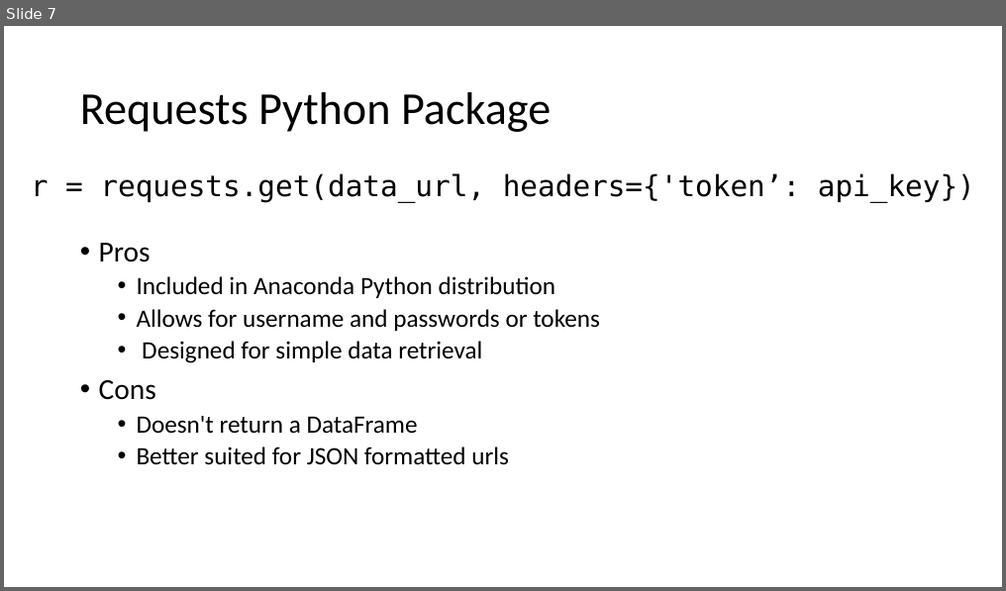
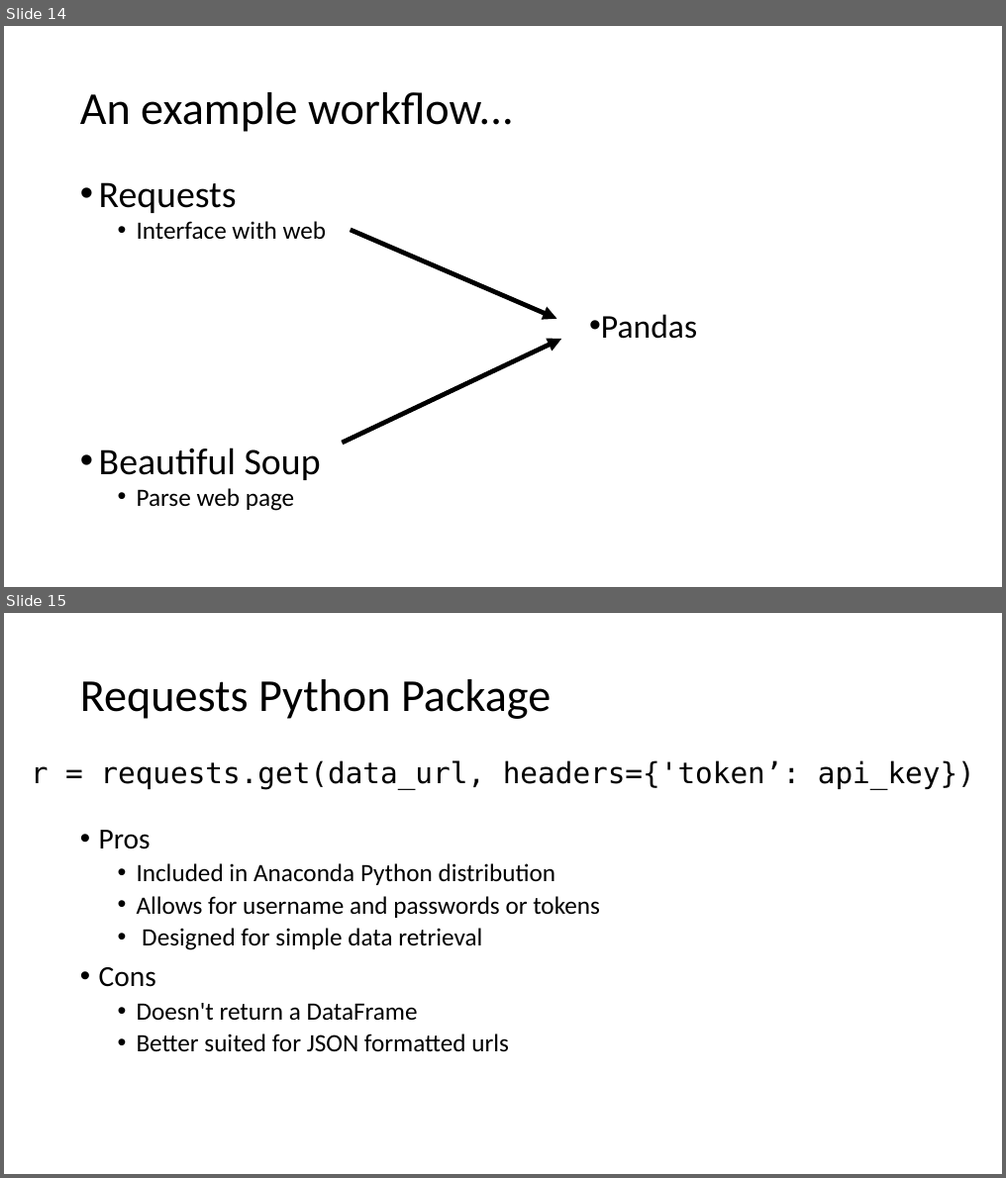
Before and after one commit to toddschultz/DegreesOfClimateChange, a slide deck: doc/design/TechnologyReview.pptx. Shown one above the other, each under a label of ours: slide 7 before the commit, slides 14 and 15 after it. The pictures are 1006x591 and 1006x1178 pixels, drawn with LibreOffice and Linux fonts; fonts in the diff are those of the drawing. Boxes give left, top, right and bottom in pixels: in the first picture for what was removed or moved away, otherwise in the second. Text is boxed around its words. In the diff, an @@ line names an element or a change of style, - is before the commit and + after.

```diff
--- a/doc/design/TechnologyReview.pptx
+++ b/doc/design/TechnologyReview.pptx
@@ slide 14 added at (4, 26, 1002, 587), background #FFFFFF @@
@@ title added at (80, 92, 514, 132), 44 pt, text #000000 @@
+An example workflow...
@@ text added at (99, 182, 327, 511), 24 pt, text #000000 @@
+• Requests
+  • Interface with web
+• Beautiful Soup
+  • Parse web page
@@ arrow added from (350, 230) to (557, 319), #000000 4.5 pt @@
@@ text added at (601, 314, 697, 339), 32 pt, text #000000 @@
+• Pandas
@@ arrow added from (343, 443) to (561, 339), #000000 4.5 pt @@
@@ what was slide 7 is now slide 15 @@
```
Also in this commit, not shown: 7 other slides added, 1 other file.
